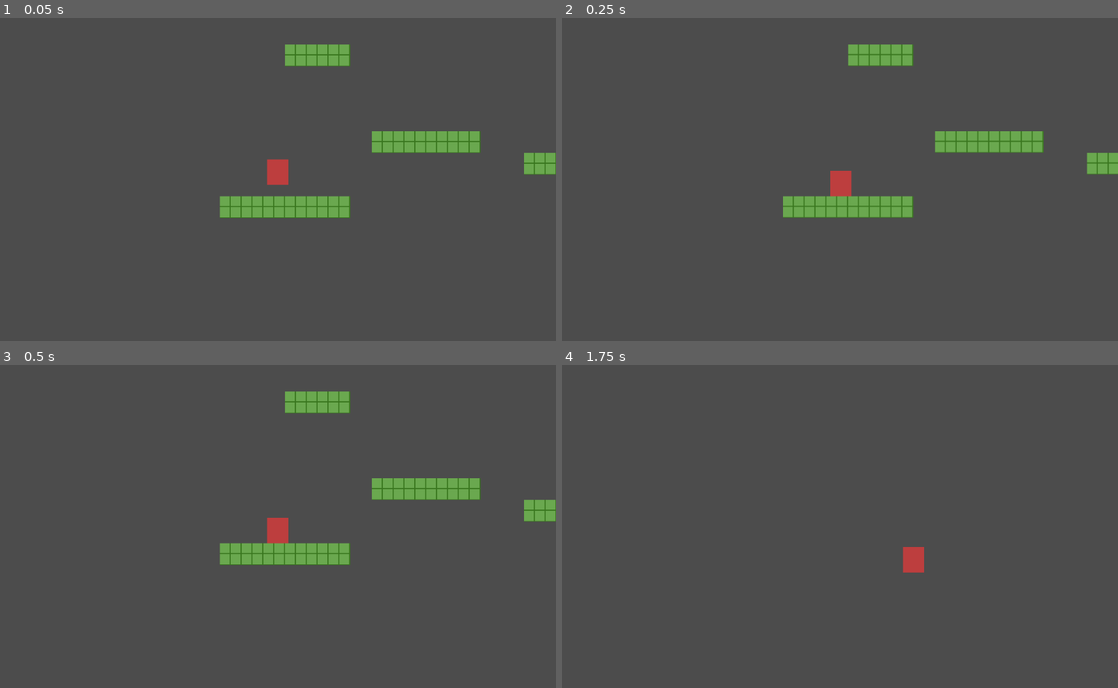
Above: before the commit, frames 1-4 (two rows, left to right).
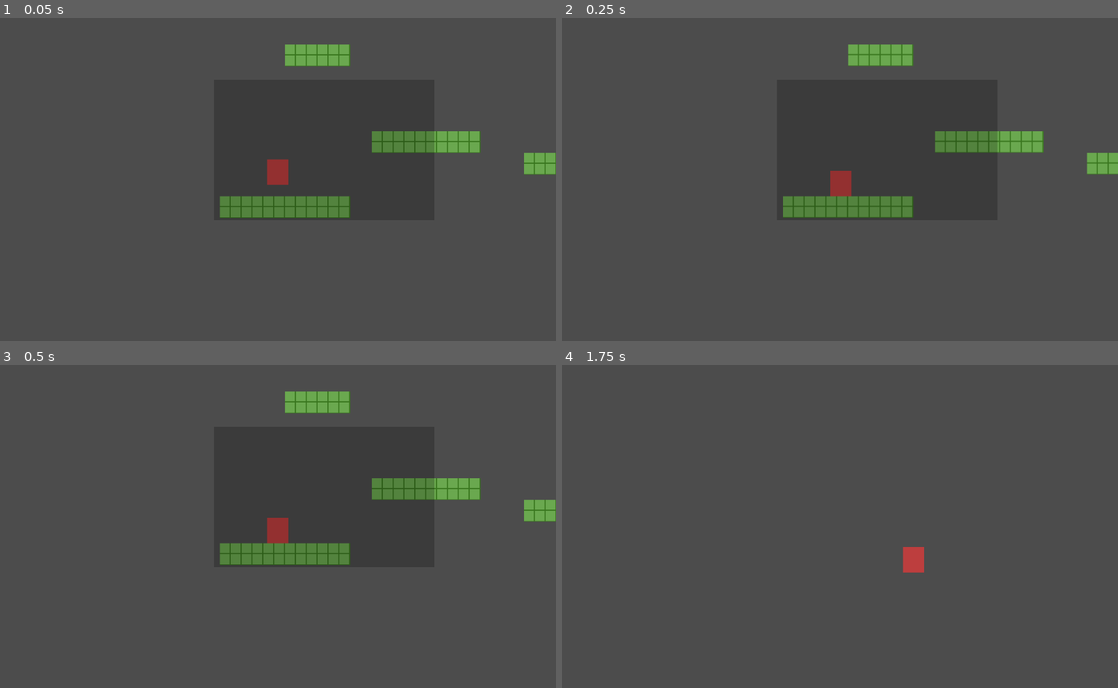
Above: after the commit, the same moments.

Repository: glitchcore/comfort
Game: Godot game, scene res://Scenes/BaseLevel.tscn
The game is run twice, just before and just after one commit, with the same random seed, the same clock (stepped at 60 frames per second) and the same inputs.
Inputs:
- Up to frame 1 (0.05 s): no input
- Up to frame 2 (0.25 s): no input
- Up to frame 3 (0.5 s): no input
- Up to frame 4 (1.75 s): hold Right (ui_right) from 0.53 s (still down); tap Space (jump) at 0.77, 1.52 s

The runs differ from the first frame. In frame 1, 2.6% of the frame differs, in the area x 39-79%, y 35-62%; in frame 2, 2.6%; in frame 3, 2.6%; in frame 4, nothing differs.

Commit message:
add safe space

Diff:
--- /dev/null
+++ b/Actors/Space.tscn
@@ -0,0 +1,22 @@
+[gd_scene load_steps=3 format=2]
+
+[sub_resource type="RectangleShape2D" id=1]
+extents = Vector2( 202.75, 129.5 )
+
+[sub_resource type="GradientTexture" id=2]
+
+[node name="Space" type="KinematicBody2D"]
+collision_mask = 0
+
+[node name="Area2D" type="Area2D" parent="."]
+collision_layer = 4
+
+[node name="CollisionShape2D" type="CollisionShape2D" parent="Area2D"]
+position = Vector2( 0, 1 )
+shape = SubResource( 1 )
+
+[node name="Sprite" type="Sprite" parent="."]
+modulate = Color( 1, 1, 1, 0.219608 )
+position = Vector2( 1.81198e-05, 0.500009 )
+scale = Vector2( 0.198242, 259 )
+texture = SubResource( 2 )
--- a/Scenes/BaseLevel.tscn
+++ b/Scenes/BaseLevel.tscn
@@ -1,7 +1,8 @@
-[gd_scene load_steps=5 format=2]
+[gd_scene load_steps=6 format=2]
 
 [ext_resource path="res://Assets/ground.png" type="Texture" id=1]
 [ext_resource path="res://Actors/Player.tscn" type="PackedScene" id=2]
+[ext_resource path="res://Actors/Space.tscn" type="PackedScene" id=3]
 
 [sub_resource type="ConvexPolygonShape2D" id=1]
 points = PoolVector2Array( 0, 0, 40, 0, 40, 40, 0, 40 )
@@ -40,3 +41,8 @@
 
 [node name="Player" parent="." instance=ExtResource( 2 )]
 position = Vector2( 107, 531 )
+
+[node name="Area2D" type="Area2D" parent="."]
+
+[node name="Space" parent="." instance=ExtResource( 3 )]
+position = Vector2( 192, 474 )
